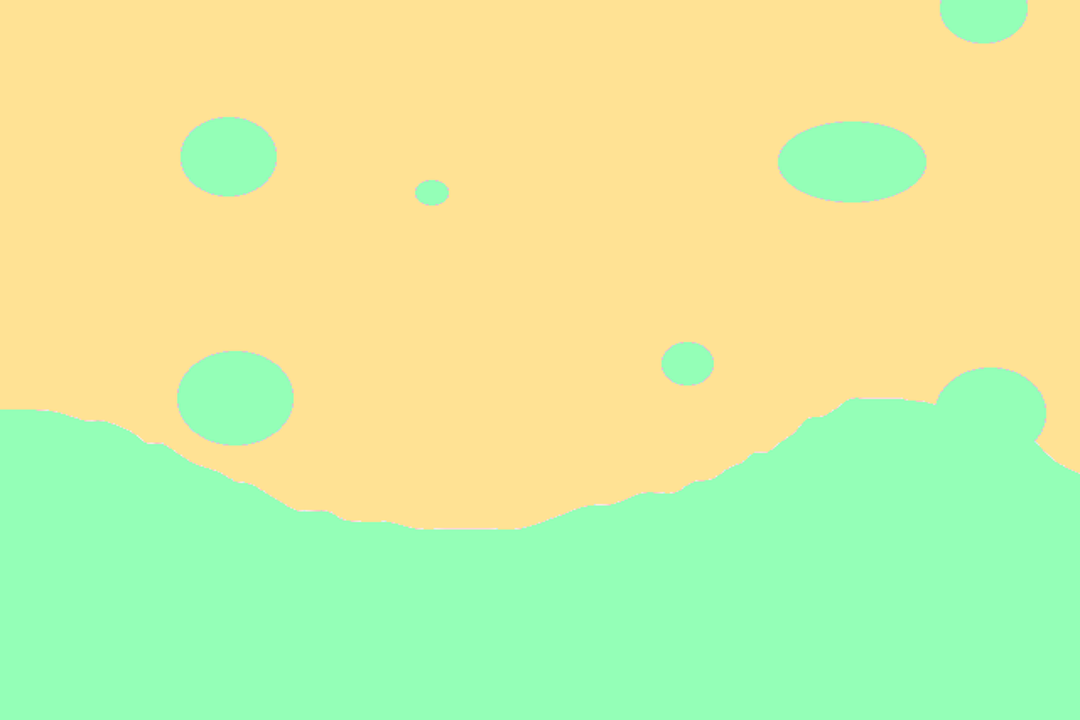
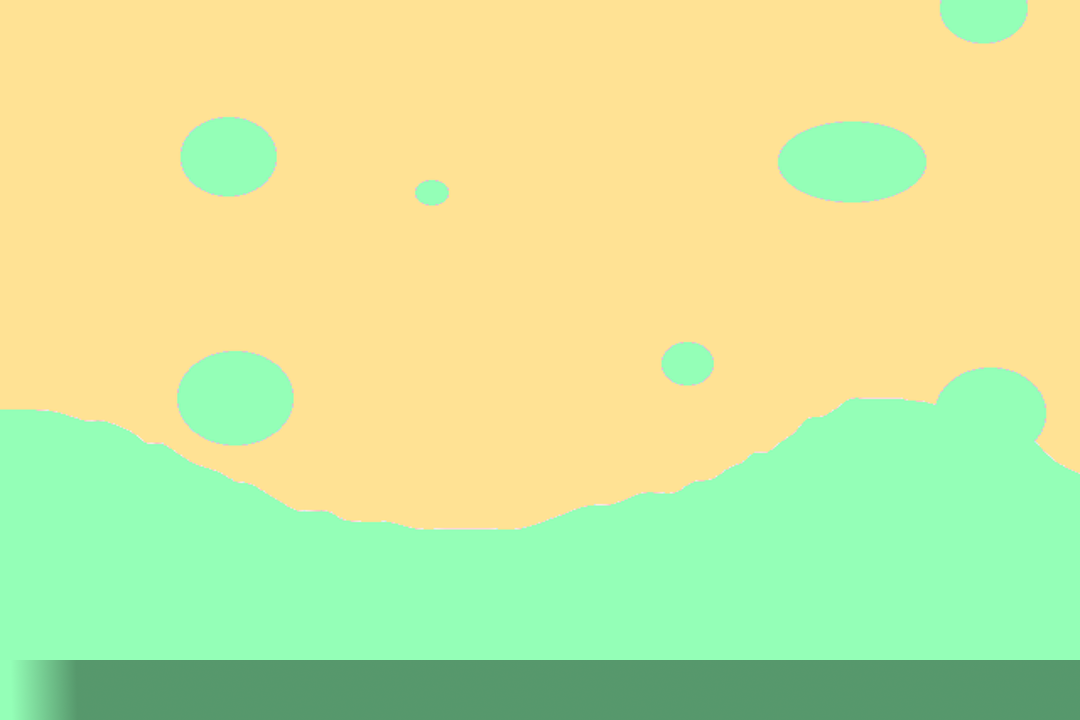
Two versions of the same layered image (1080x720). Layer-by-layer changes:
painted on "bg0.png" over box(12, 660, 1080, 720)
